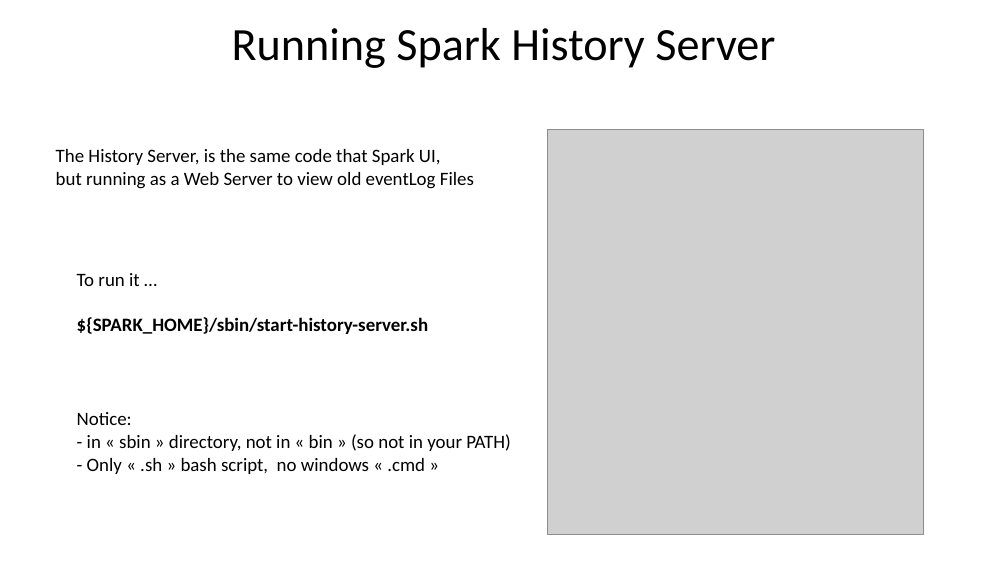
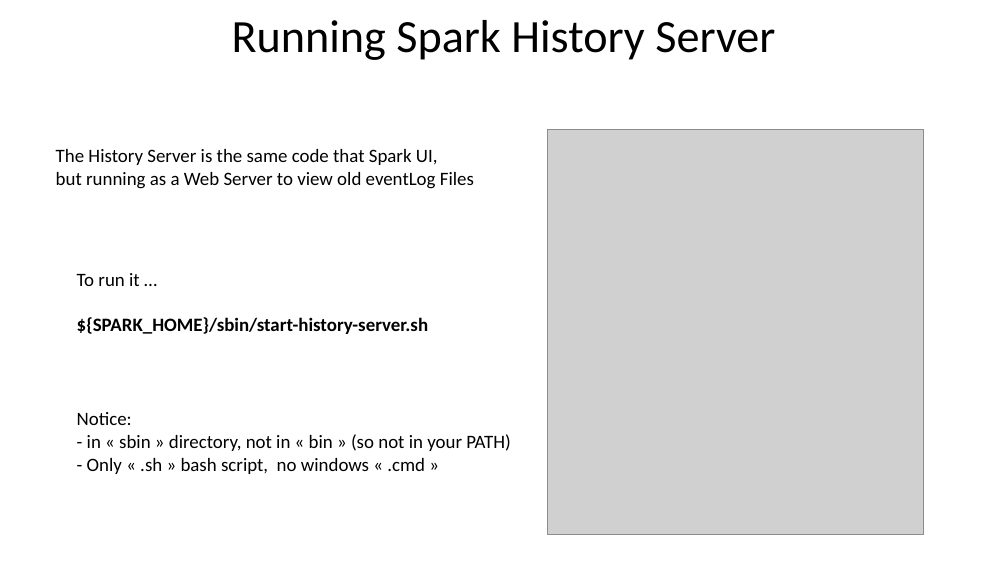
Before and after one commit to Arnaud-Nauwynck/presentations, a slide deck: slide 35 of pres-bigdata/12-sparkui-internals-plan-job-stage-task.pptx. Drawn at 1008x567 pixels with LibreOffice and Linux fonts; fonts in the diff are those of the drawing; grey boxes stand for pictures. Boxes give left, top, right and bottom in pixels: in the first picture for what was removed or moved away, otherwise in the second. Text is boxed around its words. In the diff, an @@ line names an element or a change of style, - is before the commit and + after.

```diff
--- a/pres-bigdata/12-sparkui-internals-plan-job-stage-task.pptx
+++ b/pres-bigdata/12-sparkui-internals-plan-job-stage-task.pptx
@@ title "Running Spark History Server": place and size @@
-title "Running Spark History Server" at <box>232,28,775,68</box>
+title "Running Spark History Server" at <box>232,20,775,60</box>
@@ text at <box>56,149,438,165</box>: text changed @@
-The History Server, is the same code that Spark UI,
+The History Server is the same code that Spark UI,
```
Also in this commit, not shown: 24 other slides changed, 12 other files.
